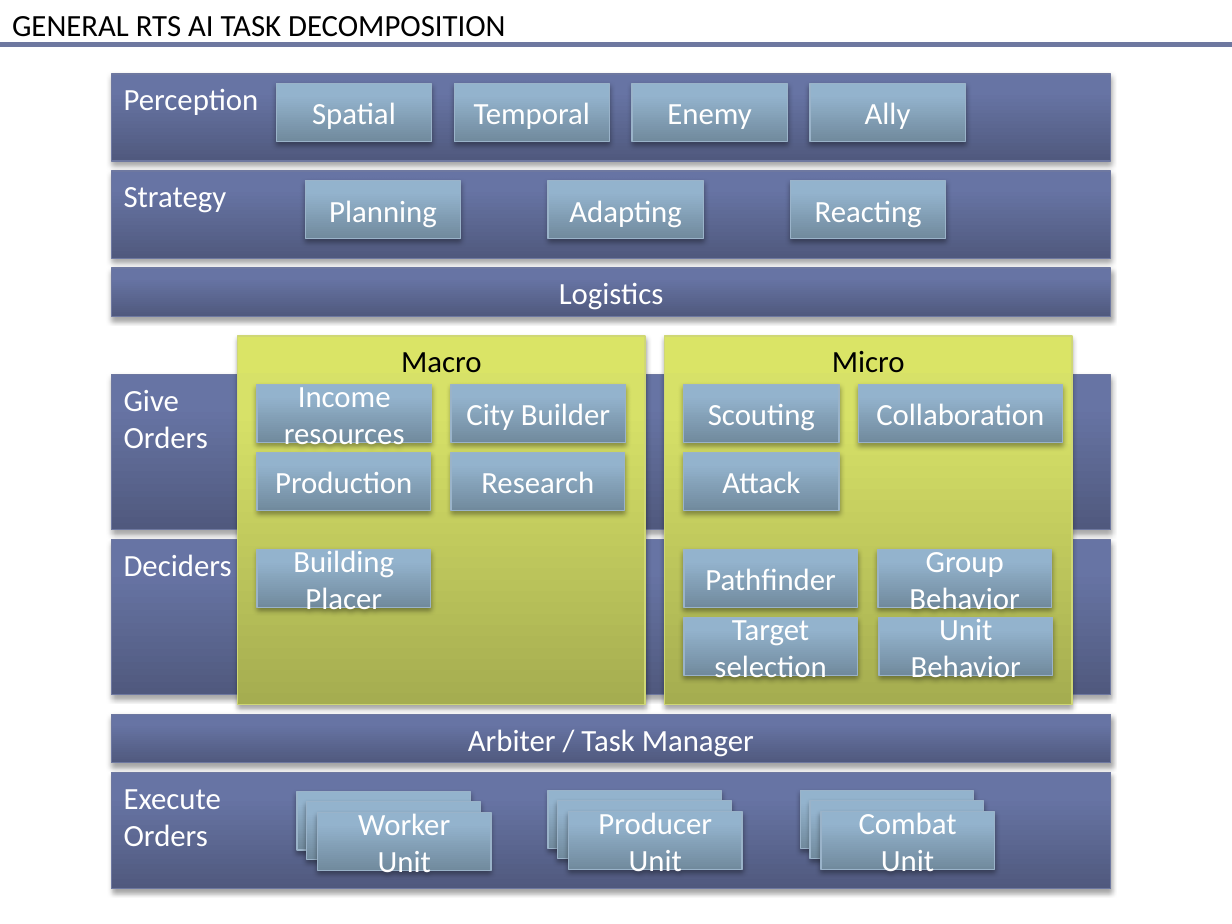
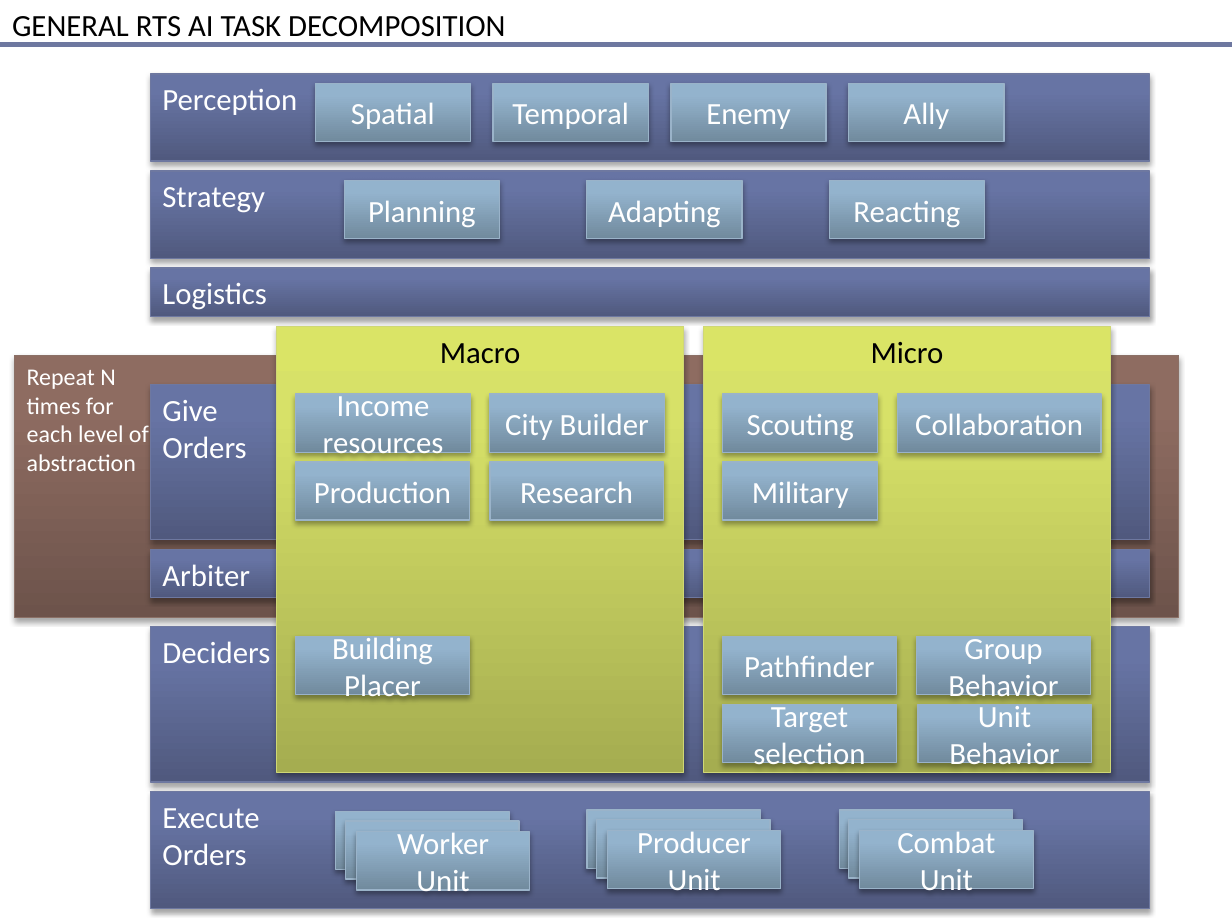
Before and after one commit to syhw/RTS_AI_survey, a slide deck: slide 2 of figures/RTS_AI_tasks.pptx (slide 1 before the commit). Drawn at 1232x924 pixels with LibreOffice and Linux fonts; fonts in the diff are those of the drawing. Boxes give left, top, right and bottom in pixels: in the first picture for what was removed or moved away, otherwise in the second. Text is boxed around its words. In the diff, an @@ line names an element or a change of style, - is before the commit and + after.

Commit message:
Updated diagram to capture the different levels of abstraction

```diff
--- a/figures/RTS_AI_tasks.pptx
+++ b/figures/RTS_AI_tasks.pptx
@@ 10 rectangles: place and size @@
-10 rectangles at <box>112,74,1111,317</box>
+10 rectangles at <box>150,74,1149,317</box>
@@ rectangle "Logistics" at <box>150,269,1149,317</box>: alignment centre to left @@
@@ rectangle "Macro": place and size @@
-rectangle "Macro" at <box>238,336,646,705</box>
+rectangle "Macro" at <box>276,326,684,772</box>
@@ rectangle "Micro": place and size @@
-rectangle "Micro" at <box>664,336,1072,705</box>
+rectangle "Micro" at <box>703,326,1111,772</box>
@@ rectangle added at <box>15,355,1179,617</box>, fill gradient #6E544B to #8F6D61 to #906D61, outline #8C7067 0.75 pt, 14 pt, text #FFFFFF @@
+Repeat N
+times for
+each level of
+abstraction
@@ 8 rectangles: place and size @@
-8 rectangles at <box>112,375,1111,530</box>
+8 rectangles at <box>150,384,1149,540</box>
@@ text in rectangle at <box>752,481,849,508</box>: text changed @@
-Attack
+Military
@@ rectangle "Arbiter": place and size @@
-rectangle "Arbiter" at <box>112,715,1111,763</box>
+rectangle "Arbiter" at <box>150,549,1149,598</box>
@@ text in rectangle at <box>162,564,250,586</box>: text changed @@
-Arbiter / Task Manager
+Arbiter
@@ rectangle "Deciders": place and size @@
-rectangle "Deciders" at <box>112,540,1111,695</box>
+rectangle "Deciders" at <box>150,627,1149,782</box>
@@ 5 rectangles: place and size @@
-5 rectangles at <box>257,549,1053,675</box>
+5 rectangles at <box>296,637,1092,763</box>
@@ 10 rectangles: place and size @@
-10 rectangles at <box>112,772,1111,888</box>
+10 rectangles at <box>150,792,1149,908</box>
```
Also in this commit, not shown: 3 other slides changed, 2 slides added.
